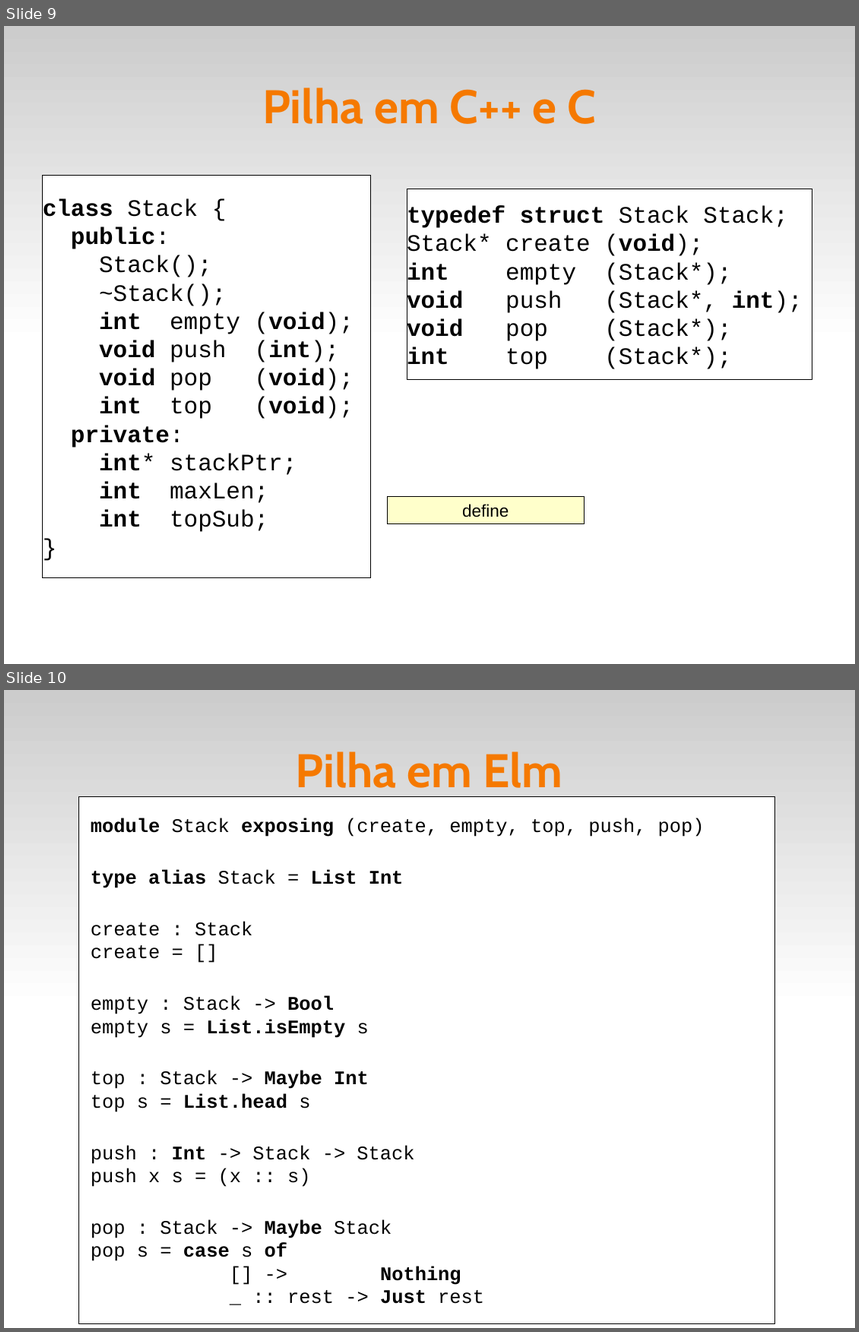
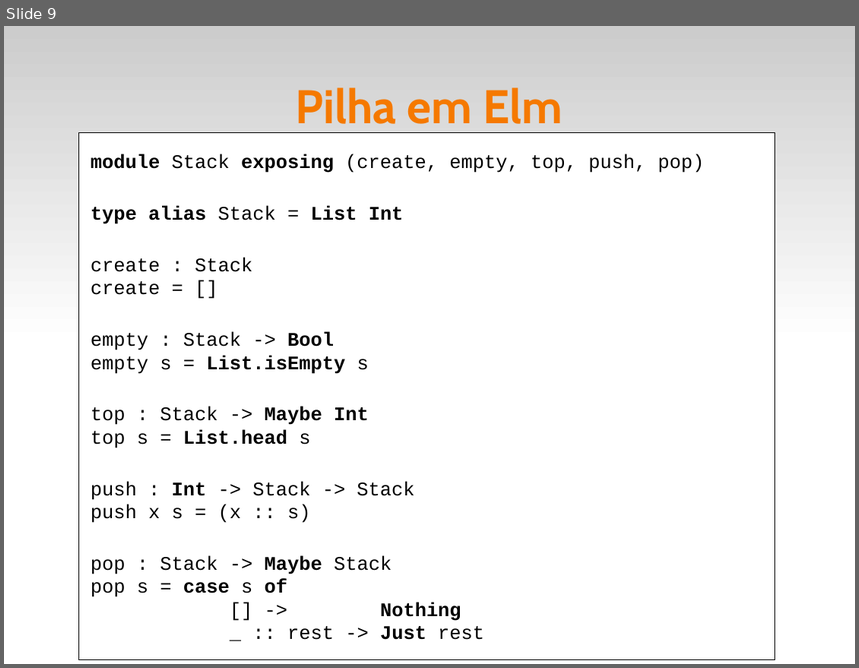
Before and after one commit to fsantanna-uerj/EDL, a slide deck: slides/edl-06-adts.odp. Shown one above the other, each under a label of ours: slides 9 and 10 before the commit, slide 9 after it. The pictures are 859x1332 and 859x668 pixels, drawn with LibreOffice and Linux fonts; fonts in the diff are those of the drawing. Boxes give left, top, right and bottom in pixels: in the first picture for what was removed or moved away, otherwise in the second. Text is boxed around its words. In the diff, an @@ line names an element or a change of style, - is before the commit and + after.

```diff
--- a/slides/edl-06-adts.odp
+++ b/slides/edl-06-adts.odp
@@ slide 9 removed at (4, 26, 855, 664), background #FFFFFF; not listed: 1 template element that a slide beside it also shows @@
@@ title removed at (262, 88, 596, 124) @@
-Pilha em C++ e C
@@ rectangle removed at (43, 175, 371, 579) @@
-class Stack {
-public:
-Stack();
-~Stack();
-int empty (void);
-void push (int);
-void pop (void);
-int top (void);
-private:
-int* stackPtr;
-int maxLen;
-int topSub;
-}
@@ rectangle removed at (408, 189, 813, 379) @@
-typedef struct Stack Stack;
-Stack* create (void);
-int empty (Stack*);
-void push (Stack*, int);
-void pop (Stack*);
-int top (Stack*);
@@ rectangle removed at (388, 497, 585, 525) @@
-define
@@ what was slide 10 is now slide 9 @@
```
Also in this commit, not shown: 1 slide changed, 5 slides added, 15 other files.
